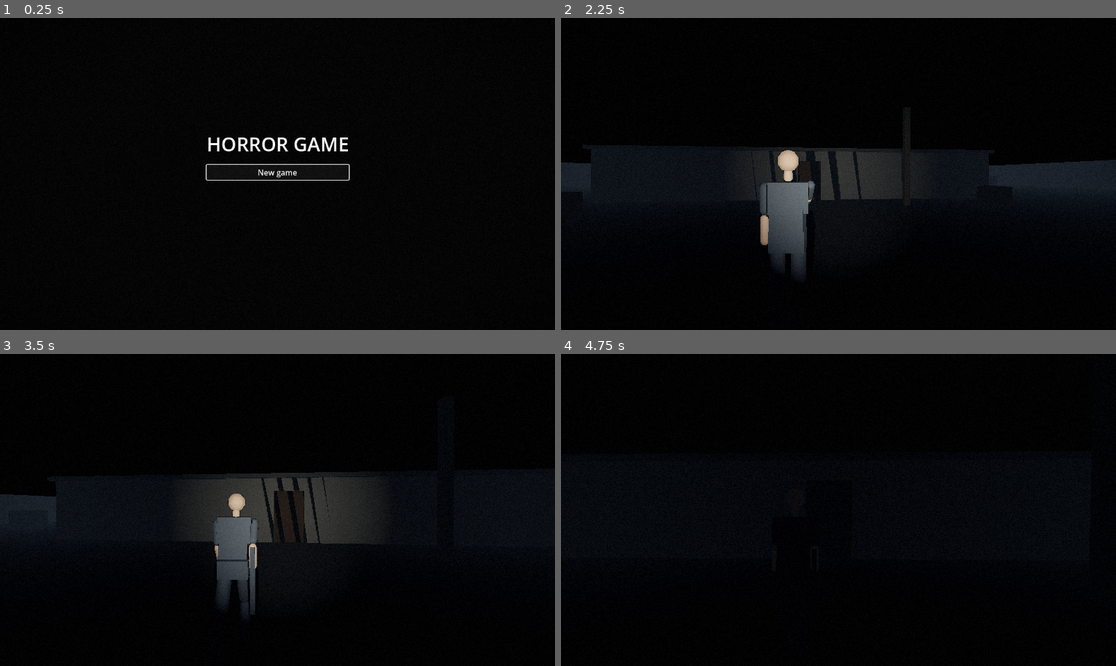
Above: before the commit, frames 1-4 (two rows, left to right).
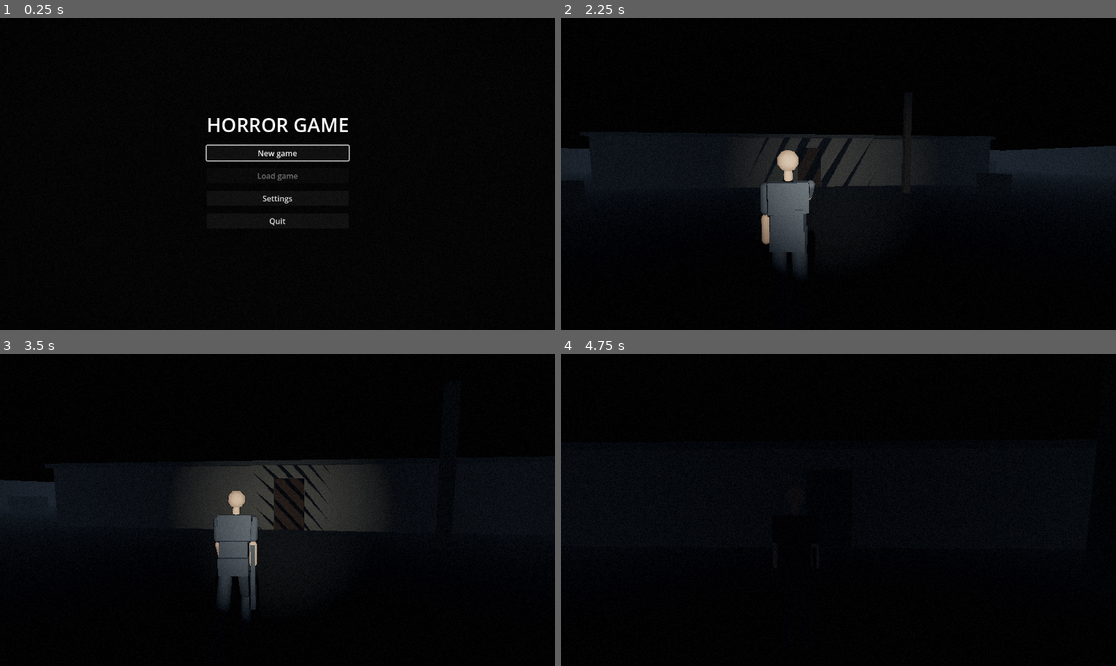
Above: after the commit, the same moments.

Repository: Tarekun/horrorgioco2
Game: Godot game, scene res://scenes/main.tscn
Two runs of this game, one before a commit and one after it. Both use one fixed random seed, a clock stepped at 60 frames per second and the inputs below. Sound files missing from this copy of the repository are replaced by a short silence.
Inputs (mouse positions are in pixels of both pictures, inside the frame that each line leads up to):
- Up to frame 1 (0.25 s): no input
- Up to frame 2 (2.25 s): click (838, 198) at 0.5 s, where only the run after the commit has a clickable "Settings"; click "New game" at 1.25 s; tap Enter at 2 s; move the mouse to (866, 174) at 2.02 s; hold W (move_forward) from 2.03 s (still down); click (866, 174) at 2.1 s
- Up to frame 3 (3.5 s): keep holding W (move_forward); move the mouse to (249, 510) at 2.77 s; tap Space (dodge) at 2.85 s; click (249, 510) at 2.92 s
- Up to frame 4 (4.75 s): keep holding W (move_forward); move the mouse to (849, 503) at 3.52 s; hold F (flashlight) 3.53-4.28 s; click (849, 503) at 3.67 s; tap Space (dodge) at 4.25 s; move the mouse to (832, 516) at 4.27 s; tap E (interact) at 4.35 s; click (832, 516) at 4.42 s

The runs differ from the first frame. In frame 1, 1.8% of the frame differs, in the area x 37-64%, y 32-67%; in frame 2, 4.1%, in the area x 0-100%, y 37-80%; in frame 3, 3.3%; in frame 4, less than 0.1%.

Commit message:
Add the main menu (#84)
Co-Authored-By: Claude Sonnet 5.5 <noreply@anthropic.com>

Diff:
--- a/scenes/ui/main_menu.tscn
+++ b/scenes/ui/main_menu.tscn
@@ -2,7 +2,7 @@
 
 [ext_resource type="Script" path="res://scripts/ui/main_menu.gd" id="1"]
 
-[node name="MainMenu" type="Control" node_paths=PackedStringArray("new_game_button")]
+[node name="MainMenu" type="Control" node_paths=PackedStringArray("new_game_button", "load_button", "settings_button", "quit_button")]
 layout_mode = 3
 anchors_preset = 15
 anchor_right = 1.0
@@ -11,6 +11,9 @@
 grow_vertical = 2
 script = ExtResource("1")
 new_game_button = NodePath("Menu/NewGameButton")
+load_button = NodePath("Menu/LoadButton")
+settings_button = NodePath("Menu/SettingsButton")
+quit_button = NodePath("Menu/QuitButton")
 
 [node name="Background" type="ColorRect" parent="."]
 layout_mode = 1
@@ -29,9 +32,9 @@
 anchor_right = 0.5
 anchor_bottom = 0.5
 offset_left = -120.0
-offset_top = -90.0
+offset_top = -130.0
 offset_right = 120.0
-offset_bottom = 90.0
+offset_bottom = 130.0
 grow_horizontal = 2
 grow_vertical = 2
 theme_override_constants/separation = 16
@@ -45,3 +48,15 @@
 [node name="NewGameButton" type="Button" parent="Menu"]
 layout_mode = 2
 text = "New game"
+
+[node name="LoadButton" type="Button" parent="Menu"]
+layout_mode = 2
+text = "Load game"
+
+[node name="SettingsButton" type="Button" parent="Menu"]
+layout_mode = 2
+text = "Settings"
+
+[node name="QuitButton" type="Button" parent="Menu"]
+layout_mode = 2
+text = "Quit"
--- a/scripts/ui/main_menu.gd
+++ b/scripts/ui/main_menu.gd
@@ -1,15 +1,48 @@
-## The title screen.
+## The title screen: New game, Load game, Settings and Quit.
+##
+## Everything works with keyboard, mouse and gamepad through the engine's UI
+## focus navigation (arrows and d-pad move, accept and click press). Load game
+## and Settings only announce the request; the save slot screen (#91) and the
+## settings screen (#86) listen for it.
 
 class_name MainMenu
 extends Control
 
+## Emitted when Load game is pressed.
+signal load_game_requested
+## Emitted when Settings is pressed.
+signal settings_requested
+
+## Whether there is a save slot screen to open. Load game stays disabled until
+## the save slot screen (#91) turns this on.
+@export var is_load_available: bool = false:
+	set(value):
+		is_load_available = value
+		_update_load_button()
+
 @export var new_game_button: Button
+@export var load_button: Button
+@export var settings_button: Button
+@export var quit_button: Button
 
 
 func _ready() -> void:
 	new_game_button.pressed.connect(_on_new_game_pressed)
+	load_button.pressed.connect(load_game_requested.emit)
+	settings_button.pressed.connect(settings_requested.emit)
+	quit_button.pressed.connect(_on_quit_pressed)
+	_update_load_button()
 	new_game_button.grab_focus()
+
+
+func _update_load_button() -> void:
+	if load_button:
+		load_button.disabled = not is_load_available
 
 
 func _on_new_game_pressed() -> void:
 	GameFlow.start_new_game()
+
+
+func _on_quit_pressed() -> void:
+	GameFlow.quit_game()
--- /dev/null
+++ b/tests/ui/test_main_menu.gd
@@ -0,0 +1,49 @@
+extends GutTest
+
+const MENU_SCENE: PackedScene = preload("res://scenes/ui/main_menu.tscn")
+
+var _menu: MainMenu
+
+
+func before_each() -> void:
+	_menu = MENU_SCENE.instantiate() as MainMenu
+	add_child_autofree(_menu)
+
+
+func test_has_the_four_options() -> void:
+	assert_eq(_menu.new_game_button.text, "New game")
+	assert_eq(_menu.load_button.text, "Load game")
+	assert_eq(_menu.settings_button.text, "Settings")
+	assert_eq(_menu.quit_button.text, "Quit")
+
+
+func test_new_game_starts_focused_for_keyboard_and_gamepad() -> void:
+	assert_true(_menu.new_game_button.has_focus())
+
+
+func test_buttons_are_reachable_with_focus_navigation() -> void:
+	for button: Button in [_menu.new_game_button, _menu.settings_button, _menu.quit_button]:
+		assert_eq(button.focus_mode, Control.FOCUS_ALL, "%s can't take focus" % button.text)
+
+
+func test_load_is_disabled_until_the_save_slot_screen_exists() -> void:
+	assert_true(_menu.load_button.disabled)
+	_menu.is_load_available = true
+	assert_false(_menu.load_button.disabled)
+
+
+func test_load_and_settings_announce_the_request() -> void:
+	watch_signals(_menu)
+	_menu.is_load_available = true
+	_menu.load_button.pressed.emit()
+	_menu.settings_button.pressed.emit()
+	assert_signal_emitted(_menu, "load_game_requested")
+	assert_signal_emitted(_menu, "settings_requested")
+
+
+func test_new_game_starts_the_game() -> void:
+	var main: Node = preload("res://scenes/main.tscn").instantiate()
+	add_child_autofree(main)
+	var menu := main.get_node("ScreenHost").get_child(0) as MainMenu
+	menu.new_game_button.pressed.emit()
+	assert_eq(GameFlow.state, GameFlow.State.PLAYING)
Not shown, added: tests/ui/test_main_menu.gd.uid
